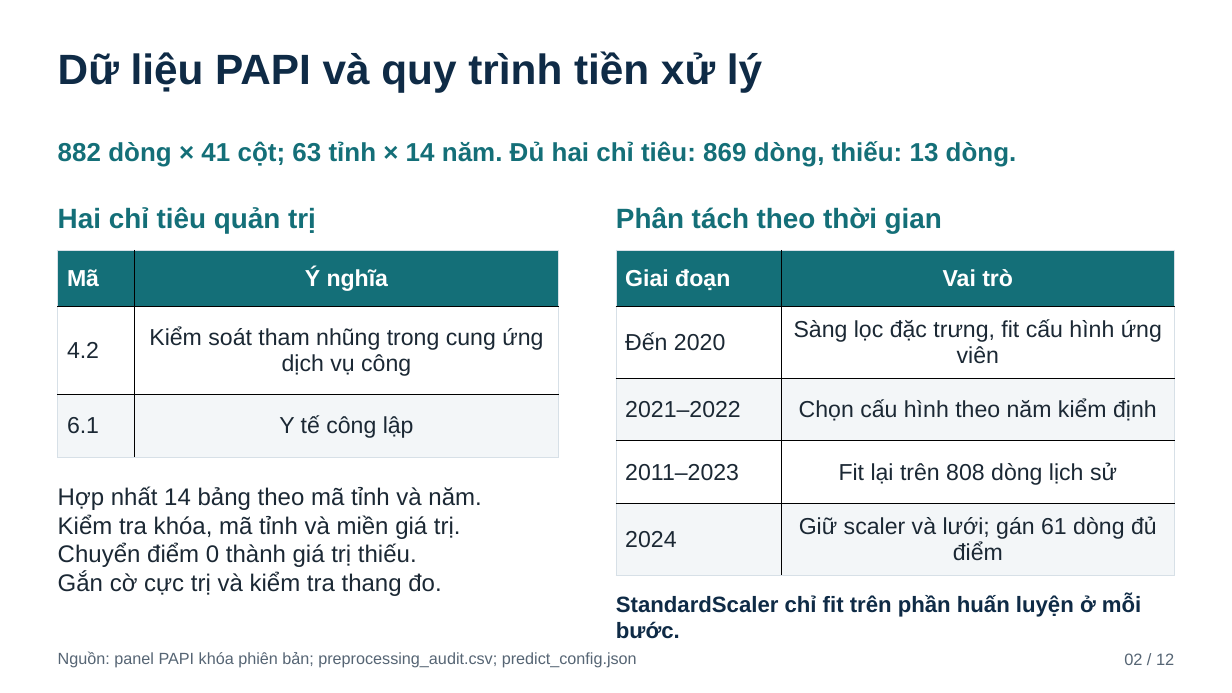
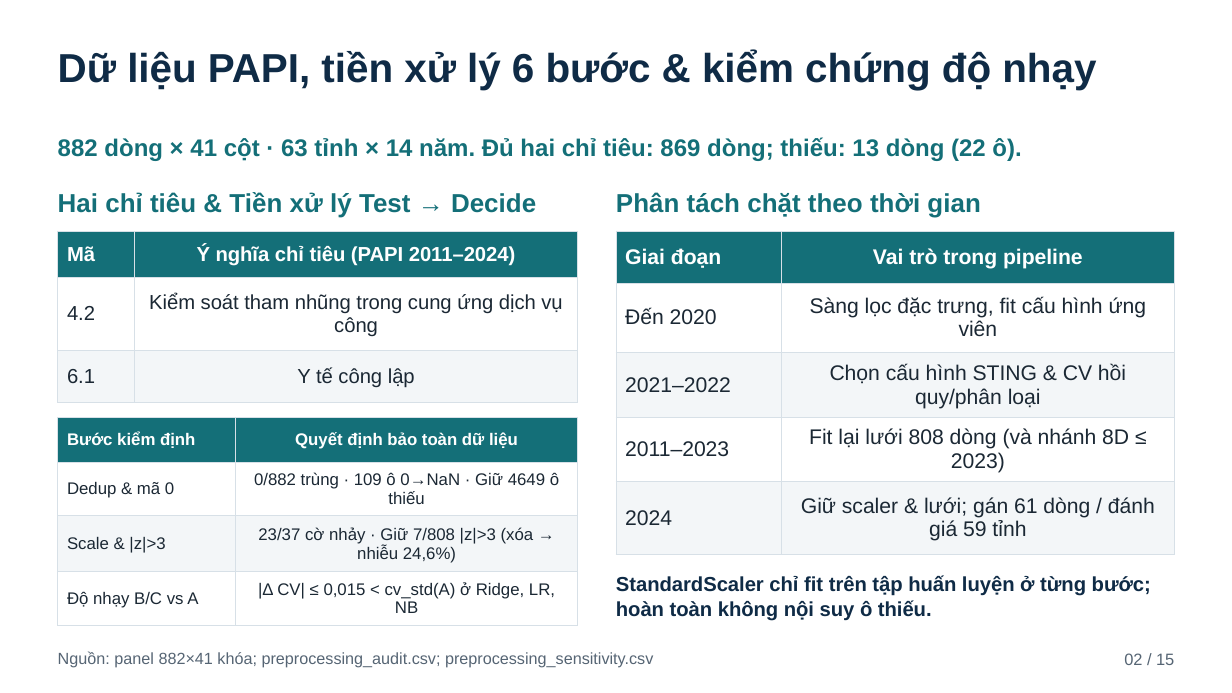
Before and after one commit to JasonTM17/Grid_Based_Sociology, a slide deck: slide 2 of assets/sting_papi_slides_template.pptx. Drawn at 1232x693 pixels with LibreOffice and Linux fonts; fonts in the diff are those of the drawing. Boxes give left, top, right and bottom in pixels: in the first picture for what was removed or moved away, otherwise in the second. Text is boxed around its words. In the diff, an @@ line names an element or a change of style, - is before the commit and + after.

Commit message:
feat(slides): upgrade defense deck to 15 detailed slides and align panel inference claims

```diff
--- a/assets/sting_papi_slides_template.pptx
+++ b/assets/sting_papi_slides_template.pptx
@@ text at [58,50,1096,90]: text changed; size 33 to 31.5 pt @@
-Dữ liệu PAPI và quy trình tiền xử lý
+Dữ liệu PAPI, tiền xử lý 6 bước & kiểm chứng độ nhạy
@@ text at [58,137,1021,161]: text changed; size 20.2 to 18.8 pt @@
-882 dòng × 41 cột; 63 tỉnh × 14 năm. Đủ hai chỉ tiêu: 869 dòng, thiếu: 13 dòng.
+882 dòng × 41 cột · 63 tỉnh × 14 năm. Đủ hai chỉ tiêu: 869 dòng; thiếu: 13 dòng (22 ô).
@@ text at [58,192,536,218]: text changed; size 21.8 to 20.2 pt @@
-Hai chỉ tiêu quản trị
+Hai chỉ tiêu & Tiền xử lý Test → Decide
@@ text at [616,192,980,218]: text changed; size 21.8 to 20.2 pt @@
-Phân tách theo thời gian
+Phân tách chặt theo thời gian
@@ table at [57,231,577,402] @@
-row 1, column 2: Ý nghĩa
+row 1, column 2: Ý nghĩa chỉ tiêu (PAPI 2011–2024)
@@ size 18 to 15.8 pt in "Mã", "4.2", "Kiểm soát tham nhũng trong cung ứng ...", "6.1" and 1 more places @@
@@ borders changed @@
@@ table: place and size @@
-table at [57,250,557,457]
+table at [57,231,577,402]
@@ table at [616,231,1175,555] @@
-row 1, column 2: Vai trò
+row 1, column 2: Vai trò trong pipeline
-row 3, column 2: Chọn cấu hình theo năm kiểm định
+row 3, column 2: Chọn cấu hình STING & CV hồi quy/phân loại
-row 4, column 2: Fit lại trên 808 dòng lịch sử
+row 4, column 2: Fit lại lưới 808 dòng (và nhánh 8D ≤ 2023)
-row 5, column 2: Giữ scaler và lưới; gán 61 dòng đủ điểm
+row 5, column 2: Giữ scaler & lưới; gán 61 dòng / đánh giá 59 tỉnh
@@ size 18 to 16.5 pt in "Giai đoạn", "Đến 2020", "Sàng lọc đặc trưng, fit cấu hình ...", "2021–2022" and 2 more places @@
@@ borders changed @@
@@ table: place and size @@
-table at [616,250,1175,576]
+table at [616,231,1175,555]
@@ table added at [57,418,578,626], 4 rows, 2 columns @@
+Bước kiểm định | Quyết định bảo toàn dữ liệu
+Dedup & mã 0 | 0/882 trùng · 109 ô 0→NaN · Giữ 4649 ô thiếu
+Scale & |z|>3 | 23/37 cờ nhảy · Giữ 7/808 |z|>3 (xóa → nhiễu 24,6%)
+Độ nhạy B/C vs A | |Δ CV| ≤ 0,015 < cv_std(A) ở Ridge, LR, NB
@@ text removed at [58,486,481,596] @@
-Hợp nhất 14 bảng theo mã tỉnh và năm.
-Kiểm tra khóa, mã tỉnh và miền giá trị.
-Chuyển điểm 0 thành giá trị thiếu.
-Gắn cờ cực trị và kiểm tra thang đo.
@@ text at [616,576,1151,621]: text changed; size 17.2 to 15.8 pt @@
-StandardScaler chỉ fit trên phần huấn luyện ở mỗi bước.
+StandardScaler chỉ fit trên tập huấn luyện ở từng bước; hoàn toàn không nội suy ô thiếu.
@@ text at [58,651,653,668]: text changed @@
-Nguồn: panel PAPI khóa phiên bản; preprocessing_audit.csv; predict_config.json
+Nguồn: panel 882×41 khóa; preprocessing_audit.csv; preprocessing_sensitivity.csv
@@ text at [1124,653,1174,665]: text changed @@
-02 / 12
+02 / 15
```
Also in this commit, not shown: 10 other slides changed, 4 slides added, 1 slide removed, 52 other files.
